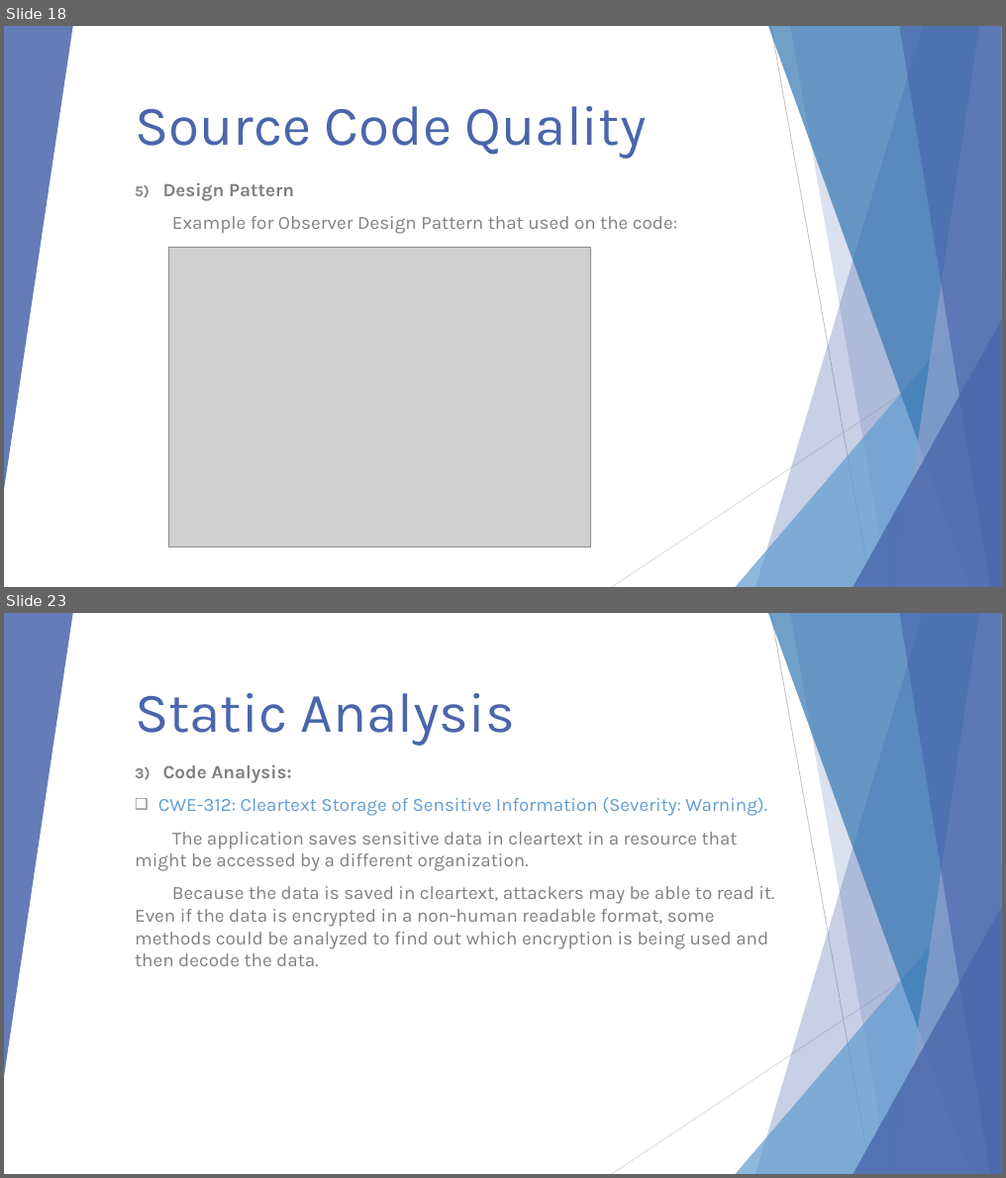
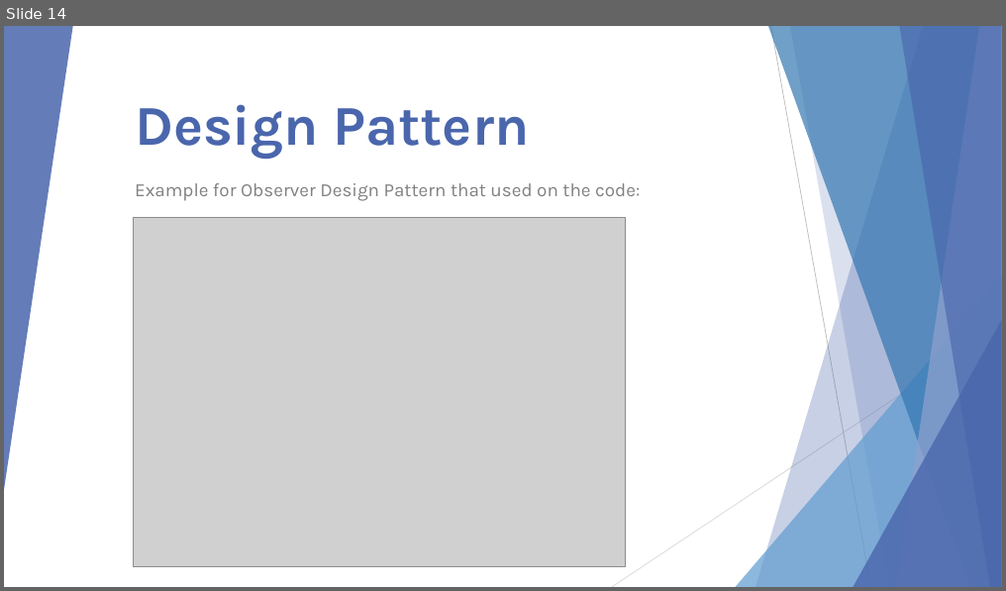
Before and after one commit to AhmedSaudA/Workshop-01-CS392-03-171, a slide deck: Workshop-01-CS392-03-171.pptx. Shown one above the other, each under a label of ours: slides 18 and 23 before the commit, slide 14 after it; the slides between them are not shown. The pictures are 1006x1178 and 1006x591 pixels, drawn with LibreOffice and Linux fonts; fonts in the diff are those of the drawing; grey boxes stand for pictures. Boxes give left, top, right and bottom in pixels: in the first picture for what was removed or moved away, otherwise in the second. Text is boxed around its words. In the diff, an @@ line names an element or a change of style, - is before the commit and + after.

```diff
--- a/Workshop-01-CS392-03-171.pptx
+++ b/Workshop-01-CS392-03-171.pptx
@@ slide 23 removed at (4,613,1002,1174), background #FFFFFF; not listed: 10 template elements that a slide beside it also shows @@
@@ title removed at (135,693,516,746) @@
-Static Analysis
@@ subtitle removed at (135,764,774,966) @@
-3) Code Analysis:
-❑ CWE-312: Cleartext Storage of Sensitive Information (Severity: Warning).
-The application saves sensitive data in cleartext in a resource that might be accessed by a different organization.
-Because the data is saved in cleartext, attackers may be able to read it. Even if the data is encrypted in a non-human readable format, some methods could be analyzed to find out which encryption is being used and then decode the data.
@@ what was slide 18 is now slide 14 @@
@@ slide 14 changed as well @@
@@ title at (135,104,529,159): text changed; bold on @@
-Source Code Quality
+Design Pattern
@@ subtitle at (163,182,294,201): paragraph removed @@
-5) Design Pattern
@@ picture: place and size @@
-picture at (168,248,591,548)
+picture at (134,218,626,567)
```
Also in this commit, not shown: 10 other slides changed, 14 slides added, 23 other slides removed.
